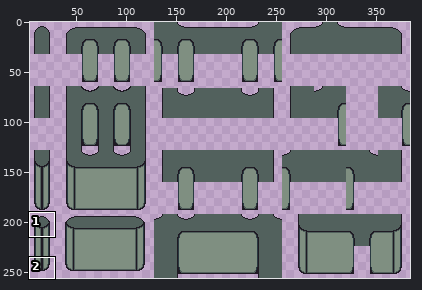
Two states of a sprite sheet, assets/sprites/tileset_walls_v2.png. Above: a wide view before the commit, with the close-up outlined.
Close-up. As it was:
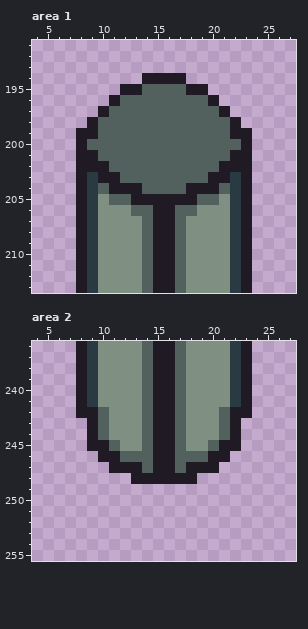
The file is 384x256 pixels. Shown: area 1: x 4..27, y 191..213; area 2: x 4..27, y 236..255. The wide view leaves out empty margins. The commit also changed other parts of the picture, which this record leaves out.
And afterwards:
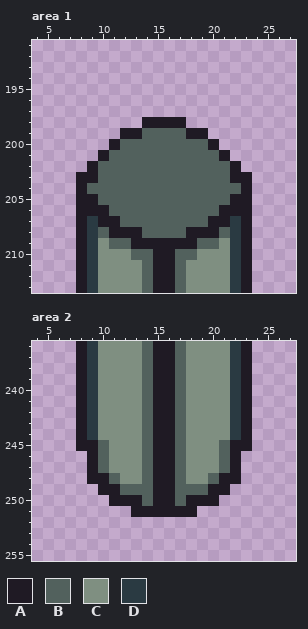
Palette (. is transparent): A #1f1a24  B #52615d  C #7f8f81  D #2a3a42
Change:
--- area 1
@@ x 4..27 @@
 193 ........................
-194 ..........AAAA..........
-195 ........AABBBBAA........
-196 .......ABBBBBBBBA.......
-197 ......ABBBBBBBBBBA......
-198 .....ABBBBBBBBBBBBA.....
-199 ....AABBBBBBBBBBBBAA....
-200 ....ABBBBBBBBBBBBBBA....
-201 ....AABBBBBBBBBBBBAA....
-202 ....AAABBBBBBBBBBAAA....
-203 ....ADAABBBBBBBBAADA....
-204 ....ADBAAABBBBAAABDA....
-205 ....ADCBBAAAAAABBCDA....
-206 ....ADCCCBBAABBCCCDA....
-207 ....ADCCCCBAABCCCCDA....
-208 ....ADCCCCBAABCCCCDA....
-209 ....ADCCCCBAABCCCCDA....
-210 ....ADCCCCBAABCCCCDA....
+194 ........................
+195 ........................
+196 ........................
+197 ........................
+198 ..........AAAA..........
+199 ........AABBBBAA........
+200 .......ABBBBBBBBA.......
+201 ......ABBBBBBBBBBA......
+202 .....ABBBBBBBBBBBBA.....
+203 ....AABBBBBBBBBBBBAA....
+204 ....ABBBBBBBBBBBBBBA....
+205 ....AABBBBBBBBBBBBAA....
+206 ....AAABBBBBBBBBBAAA....
+207 ....ADAABBBBBBBBAADA....
+208 ....ADBAAABBBBAAABDA....
+209 ....ADCBBAAAAAABBCDA....
+210 ....ADCCCBBAABBCCCDA....
 211 ....ADCCCCBAABCCCCDA....
--- area 2
@@ x 4..27 @@
 241 ....ADCCCCBAABCCCCDA....
-242 ....AABCCCBAABCCCBAA....
-243 .....ABCCCBAABCCCBA.....
-244 .....ABCCCBAABCCCBA.....
-245 .....AABCCBAABCCBAA.....
-246 ......AABBBAABBBAA......
-247 .......AAABAABAAA.......
-248 .........AAAAAA.........
-249 ........................
-250 ........................
-251 ........................
+242 ....ADCCCCBAABCCCCDA....
+243 ....ADCCCCBAABCCCCDA....
+244 ....ADCCCCBAABCCCCDA....
+245 ....AABCCCBAABCCCBAA....
+246 .....ABCCCBAABCCCBA.....
+247 .....ABCCCBAABCCCBA.....
+248 .....AABCCBAABCCBAA.....
+249 ......AABBBAABBBAA......
+250 .......AAABAABAAA.......
+251 .........AAAAAA.........
 252 ........................
Pixel boxes of the changes (left, top, right, bottom) in both close-ups:
changed: (76, 73, 252, 260)
changed: (76, 407, 252, 517)
